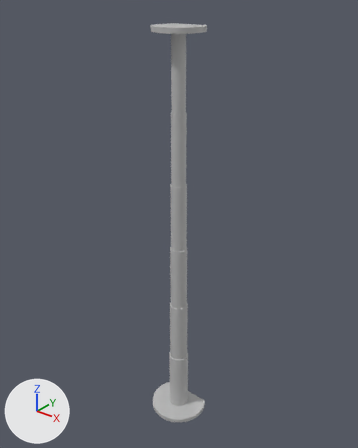
Two versions of the FBX model DrBounce-UnityProject/Assets/Art/Models/Environment/platform_pillar.fbx, one commit apart.
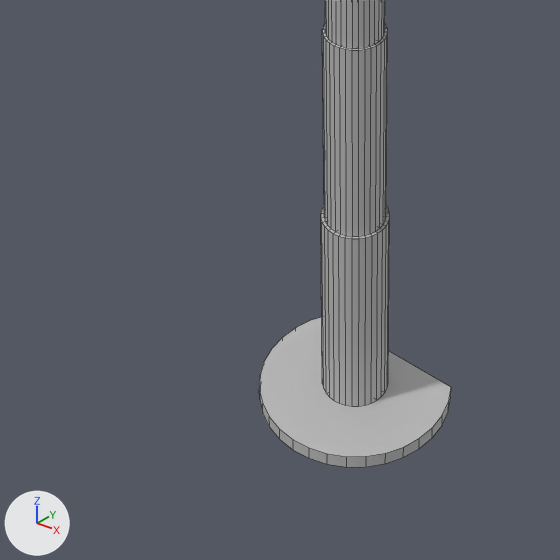
The first picture shows the older version from a camera (50 mm lens) standing at (3.12, -3.89, 5.07) and looking at (-0.08, 0.1, 2.6). The close-ups show both versions on the part from 23% to 65% of the width and 66% to 100% of the height of that picture; other places that the commit changed are outside them. The axes (+X, +Y, +Z) are drawn at lower left. The lights are the same throughout. The close-ups show mesh edges as thin lines. Where no turn or scale is listed for an object, it has been applied to the vertices.

Names of what the first close-up shows: 'base', 'p1', 'p2', 'p3'.
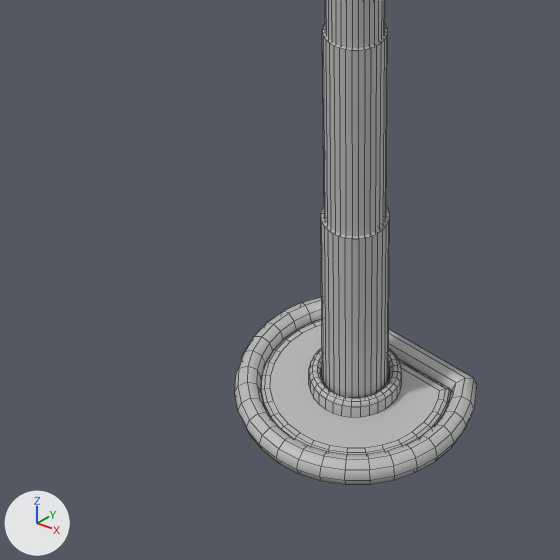
Location of each change, (x1, y1, x2, y2) in pixels of the close-ups (560 x 560 px):
'base', reshaped (26% wider, 25% taller)
    before: (259, 317, 451, 467)
    after: (234, 297, 477, 484)
part 1 of me_mesh, added
    after: (309, 348, 402, 417)
part 2 of me_mesh, added
    after: (234, 297, 477, 484)
part 3 of me_mesh, built on
    before: (259, 317, 451, 467)
    after: (260, 319, 451, 454)

What changed in the scene script:
```text
Add mat_grate:
    mat_grate = principled_material('grate')
    mat_grate.base_color = (0.5, 0.5, 0.5)  # grey #bcbcbc
Change me_mesh:
    used by ob_base; location = (0.0, 0.0, 0.0)
    remove me_mesh.from_pydata(...)  # 46 vertices, 25 faces; spans x -0.35..0.35, y -0.35..0.194, z 0.0..0.05
    add me_mesh.from_pydata(...)  # 491 vertices, 438 faces; spans x -0.444..0.444, y -0.441..0.278, z -0.012..0.111
    me_mesh part 1: a new loose piece of 192 vertices spanning x -0.17..0.17, y -0.17..0.17, z 0.044..0.111, in mat_lambert1 (grey #bcbcbc)
    me_mesh part 2: a new loose piece of 184 vertices spanning x -0.444..0.444, y -0.441..0.278, z -0.012..0.086, in mat_grate (grey #bcbcbc)
    me_mesh part 3: 23 vertices removed from x -0.35..0.35, y -0.35..0.194, z 0.05; 92 vertices added at x -0.35..0.35, y -0.35..0.194, z 0.032..0.05
    me_mesh part 4: the surface is now shaded smooth
    add me_mesh.materials.append(mat_grate)  # grey #bcbcbc
```
